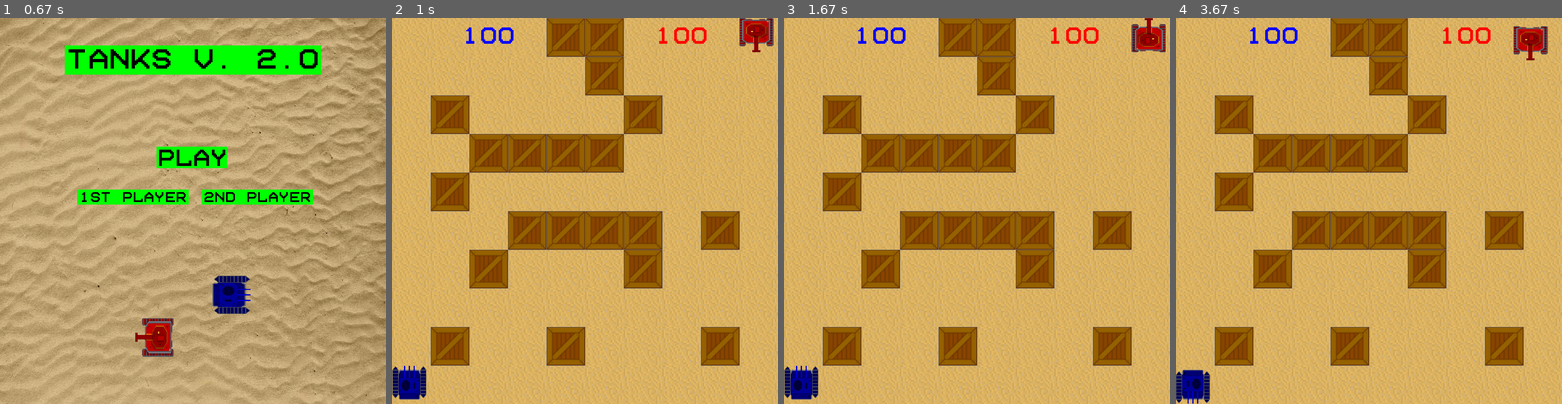
Above: before the commit, frames 1-4 (left to right).
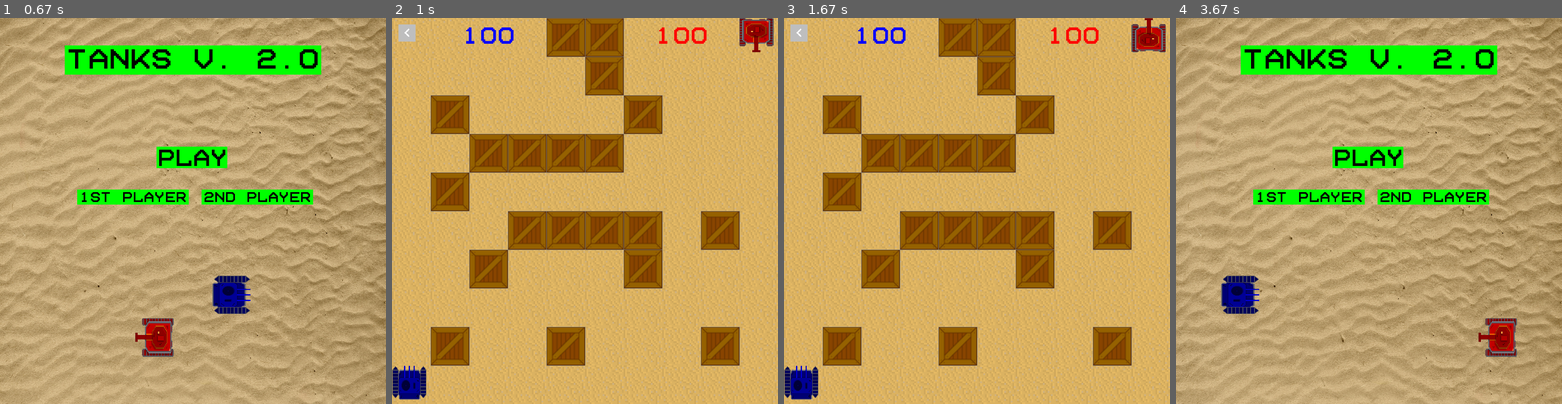
Above: after the commit, the same moments.

Repository: Artem468/pygame_project
Game: pygame game, started from main.py
Same seed, same stepped clock (60 frames per second), same inputs: the game is played once before the commit and once after it.
Inputs (mouse positions are in pixels of both pictures, inside the frame that each line leads up to):
- Up to frame 1 (0.67 s): no input
- Up to frame 2 (1 s): click "Play" at 0.88 s
- Up to frame 3 (1.67 s): hold Up 1.17-1.63 s
- Up to frame 4 (3.67 s): hold Right 1.67-2.13 s; hold D 1.67-2.13 s; click (1276, 214) at 2.22 s; hold Left 2.5-3.03 s; hold A 2.5-3.03 s; hold Down 3.07-3.37 s; hold S 3.07-3.37 s; click (1191, 33) at 3.45 s

Frame 1 is identical in both runs. In frame 2, 0.2% of the frame differs, in the area x 1-7%, y 1-7%; in frame 3, 0.2%; in frame 4, 93%, in the area x 0-100%, y 0-100%.

Commit message:
Add files via upload

Diff:
--- a/main.py
+++ b/main.py
@@ -7,30 +7,27 @@
 size = width, height = 900, 900
 screen = pygame.display.set_mode(size)
 pygame.display.set_caption('Танки v.2.0')
-FPS = 60
-TIME_RELOAD = 1500
-SPEED = 1
-
-first_player = 'blue'
-second_player = 'red'
-
-first_hp = 100
-second_hp = 100
-
-replay = False
-
+clock = pygame.time.Clock()
 pygame.mixer.init()
-start_screen_sound = pygame.mixer.Sound('data/sound_lobby.mp3')
-start_screen_sound.play(-1)
-start_screen_sound.set_volume(0.5)
 
 all_sprites = pygame.sprite.Group()
-flag_tanks = False
-
+first_preview_sprites = pygame.sprite.Group()
+second_preview_sprites = pygame.sprite.Group()
 right_st_wall = pygame.sprite.Group()
 left_st_wall = pygame.sprite.Group()
 up_st_wall = pygame.sprite.Group()
 down_st_wall = pygame.sprite.Group()
+
+flag_finish = ''
+flag_tanks = False
+FPS = 60
+TIME_RELOAD = 1500
+SPEED = 1
+first_player = 'blue'
+second_player = 'red'
+first_hp = 100
+second_hp = 100
+replay = False
 
 
 def terminate():
@@ -86,8 +83,6 @@
 
 
 player = None
-running = True
-clock = pygame.time.Clock()
 sprite_group = SpriteGroup()
 
 
@@ -161,10 +156,10 @@
     if flag_tanks:
         tank1.rect.x = -200
         tank2.rect.x = 1100
-        tank1 = First_tank_preview(all_sprites)
+        tank1 = First_tank_preview(first_preview_sprites)
+        tank2 = Second_tank_preview(second_preview_sprites)
         tank1.rect.x = -90
         tank2.rect.x = 900
-        print(first_player, second_player)
         im = load_image(f'{first_player}_tank.png')
         im = pygame.transform.scale(im, (90, 90))
         im = pygame.transform.rotate(im, 270)
@@ -174,8 +169,8 @@
         im = pygame.transform.rotate(im, 90)
         tank2.image = im
     else:
-        tank1 = First_tank_preview(all_sprites)
-        tank2 = Second_tank_preview(all_sprites)
+        tank1 = First_tank_preview(first_preview_sprites)
+        tank2 = Second_tank_preview(second_preview_sprites)
         flag_tanks = True
 
 
@@ -346,6 +341,9 @@
 def start_screen():
     start_screen_update()
     tanks_preview_update()
+    start_screen_sound = pygame.mixer.Sound('data/sound_lobby.mp3')
+    start_screen_sound.play(-1)
+    start_screen_sound.set_volume(0.5)
     while True:
         clock.tick(FPS)
         for event in pygame.event.get():
@@ -356,7 +354,13 @@
                     if event.pos[1] >= 300 and event.pos[1] <= 350:
                         tank1.rect.x = -200
                         tank2.rect.x = -200
-                        return
+                        start_screen_sound.stop()
+                        main()
+                        start_screen_update()
+                        tanks_preview_update()
+                        start_screen_sound = pygame.mixer.Sound('data/sound_lobby.mp3')
+                        start_screen_sound.play(-1)
+                        start_screen_sound.set_volume(0.5)
                 if event.pos[0] >= 180 and event.pos[0] <= 440:
                     if event.pos[1] >= 400 and event.pos[1] <= 435:
                         select_skin('1st player')
@@ -370,12 +374,9 @@
         start_screen_update()
         tank1.update()
         tank2.update()
-        all_sprites.draw(screen)
+        first_preview_sprites.draw(screen)
+        second_preview_sprites.draw(screen)
         pygame.display.flip()
-
-
-clock = pygame.time.Clock()
-start_screen()
 
 
 def print_health():
@@ -400,20 +401,20 @@
 
 def finish_screen(player):
     screen.fill((0, 0, 0))
-    font = pygame.font.Font(r'data\teletactile.ttf', 60)
+    font = pygame.font.Font(r'data\teletactile.ttf', 50)
     text_coord = width // 2
     if player == 'First player':
-        string_rendered = font.render(f'Win: {player}', True, pygame.Color(first_player))
+        string_rendered = font.render(f'Winer: {player}', True, pygame.Color(first_player))
     else:
-        string_rendered = font.render(f'Win: {player}', True, pygame.Color(second_player))
+        string_rendered = font.render(f'Winer: {player}', True, pygame.Color(second_player))
     intro_rect = string_rendered.get_rect()
     text_coord -= string_rendered.get_width() // 2
     intro_rect.top = height // 2 - font.get_height() // 2 - 100
     intro_rect.x = text_coord
     screen.blit(string_rendered, intro_rect)
 
-    pygame.draw.rect(screen, 'green', (300, 550, 300, 55))
-    font = pygame.font.Font(r'data\teletactile.ttf', 60)
+    pygame.draw.rect(screen, 'green', (300, 550, 255, 45))
+    font = pygame.font.Font(r'data\teletactile.ttf', 50)
     string_rendered = font.render('Finish', True, pygame.Color('black'))
     intro_rect = string_rendered.get_rect()
     intro_rect.x = 305
@@ -427,7 +428,7 @@
             if event.type == pygame.MOUSEBUTTONDOWN:
                 if event.pos[0] >= 300 and event.pos[0] <= 600:
                     if event.pos[1] >= 550 and event.pos[1] <= 605:
-                        terminate()
+                        return
         pygame.display.flip()
 
 
@@ -458,7 +459,7 @@
         if self.flag:
             bullet_move(self)
         if self.flag_move:
-            global running
+            global running, flag_finish
             if not pygame.sprite.spritecollideany(self, left_st_wall):
                 if not pygame.sprite.spritecollideany(self, right_st_wall):
                     if not pygame.sprite.spritecollideany(self, up_st_wall):
@@ -525,8 +526,7 @@
                                             boom_sound = pygame.mixer.Sound('data/boom_tank.mp3')
                                             boom_sound.play()
                                             boom_sound.set_volume(0.4)
-                                            finish_screen('First player')
-                                            running = False
+                                            flag_finish = 'First player'
                                         if self.direction == 'left':
                                             self.rect.move_ip(-35, -30)
                                         elif self.direction == 'right':
@@ -587,8 +587,7 @@
                                         boom_sound = pygame.mixer.Sound('data/boom_tank.mp3')
                                         boom_sound.play()
                                         boom_sound.set_volume(0.4)
-                                        finish_screen('Second player')
-                                        running = False
+                                        flag_finish = 'Second player'
                                     if self.direction == 'left':
                                         self.rect.move_ip(-35, -30)
                                     elif self.direction == 'right':
@@ -672,9 +671,9 @@
         if action == 'drive':
             if not self.drive_flag:
                 global first_drive_sound
-                first_drive_sound = pygame.mixer.Sound('data/drive_sound.mp3')
-                first_drive_sound.play()
-                first_drive_sound.set_volume(0.3)
+                self.first_drive_sound = pygame.mixer.Sound('data/drive_sound.mp3')
+                self.first_drive_sound.play()
+                self.first_drive_sound.set_volume(0.3)
                 self.drive_flag = True
         self.speedx = 0
         self.speedy = 0
@@ -809,9 +808,9 @@
         if action == 'drive':
             if not self.drive_flag:
                 global second_drive_sound
-                second_drive_sound = pygame.mixer.Sound('data/drive_sound.mp3')
-                second_drive_sound.play()
-                second_drive_sound.set_volume(0.3)
+                self.second_drive_sound = pygame.mixer.Sound('data/drive_sound.mp3')
+                self.second_drive_sound.play()
+                self.second_drive_sound.set_volume(0.3)
                 self.drive_flag = True
         self.speedx = 0
         self.speedy = 0
@@ -930,13 +929,19 @@
     generate_level(level_map)
 
 
-first_sprites = pygame.sprite.Group()
-First_tank(first_sprites)
-second_sprites = pygame.sprite.Group()
-Second_tank(second_sprites)
-
-
 def main():
+    global first_sprites, second_sprites
+    first_sprites = pygame.sprite.Group()
+    first_tank = First_tank(first_sprites)
+    im = load_image(f'{first_player}_tank.png')
+    im = pygame.transform.scale(im, (80, 80))
+    first_tank.image = im
+    second_sprites = pygame.sprite.Group()
+    second_tank = Second_tank(second_sprites)
+    im = load_image(f'{second_player}_tank.png')
+    im = pygame.transform.scale(im, (80, 80))
+    im = pygame.transform.rotate(im, 180)
+    second_tank.image = im
     fight_screen_update()
     all_sprites.add(sprite_group)
     all_sprites.add(first_sprites)
@@ -946,16 +951,27 @@
     all_sprites.add(right_st_wall)
     all_sprites.add(left_st_wall)
 
-    start_screen_sound.stop()
     first_pushed_buttons = 0
     second_pushed_buttons = 0
-    global running
+    global running, flag_finish, first_hp, second_hp
     running = True
     while running:
         clock.tick(FPS)
+        if flag_finish:
+            first_selff.first_drive_sound.stop()
+            second_selff.second_drive_sound.stop()
+            finish_screen(flag_finish)
+            flag_finish = ''
+            first_hp = 100
+            second_hp = 100
+            return
         for event in pygame.event.get():
             if event.type == pygame.QUIT:
                 running = False
+            if event.type == pygame.MOUSEBUTTONDOWN:
+                if event.pos[0] >= 15 and event.pos[0] <= 55:
+                    if event.pos[1] >= 15 and event.pos[1] <= 55:
+                        return
             if event.type == pygame.KEYDOWN:
                 if event.key == pygame.K_w or event.key == pygame.K_s or event.key == pygame.K_a or event.key == pygame.K_d:
                     first_sprites.update('drive')
@@ -973,20 +989,23 @@
                 if event.key == pygame.K_w or event.key == pygame.K_s or event.key == pygame.K_a or event.key == pygame.K_d:
                     first_pushed_buttons -= 1
                     if first_pushed_buttons == 0:
-                        first_drive_sound.stop()
+                        first_selff.first_drive_sound.stop()
                         first_selff.drive_flag = False
                 if event.key == pygame.K_UP or event.key == pygame.K_DOWN or event.key == pygame.K_LEFT or event.key == pygame.K_RIGHT:
                     second_pushed_buttons -= 1
                     if second_pushed_buttons == 0:
-                        second_drive_sound.stop()
+                        second_selff.second_drive_sound.stop()
                         second_selff.drive_flag = False
         first_sprites.update(None)
         second_sprites.update(None)
         bullet_sprites.update()
         all_sprites.draw(screen)
         print_health()
+        pygame.draw.rect(screen, 'grey', (15, 15, 40, 40))
+        back = pygame.transform.scale(load_image('back.png'), (40, 40))
+        screen.blit(back, (15, 14))
         pygame.display.flip()
     terminate()
 
 
-main()
+start_screen()
